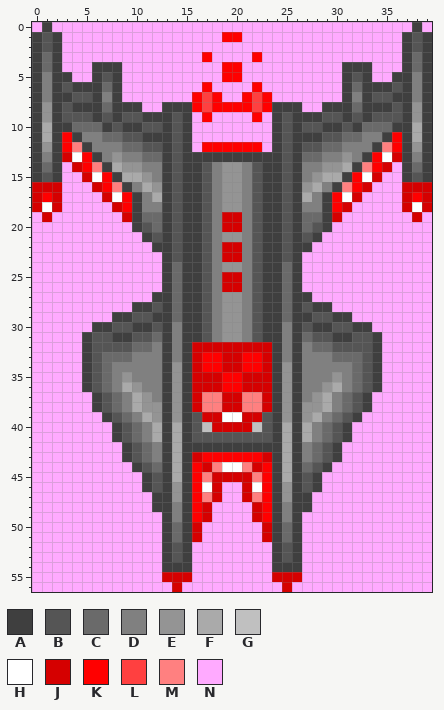
A pixel-art sprite gets an edit: Images/Trash/ship5_4.png. This is how it looked before the edit.
The file is 40x57 pixels.
Palette (. is transparent): A #3f3f3f  B #555555  C #6a6a6a  D #808080  E #949494  F #aaaaaa  G #c0c0c0  H #ffffff  J #d50000  K #ff0000  L #ff4040  M #ff8080  N #ffaaff
Pixels before, first column x 0:
 0 NANNNNNNNNNNNNNNNNNNNNNNNNNNNNNNNNNNNNAN
 1 ABANNNNNNNNNNNNNNNNKKNNNNNNNNNNNNNNNNABA
 2 ABANNNNNNNNNNNNNNNNNNNNNNNNNNNNNNNNNNABA
 3 ACANNNNNNNNNNNNNNKNNNNKNNNNNNNNNNNNNNACA
 4 ACANNNAAANNNNNNNNNNKKNNNNNNNNNNAAANNNACA
 5 ADAANNABANNNNNNNNNNKKNNNNNNNNNNABANNAADA
 6 ADABAAACANNNNNNNNKNNNNKNNNNNNNNACAAABADA
 7 ADAABBADANNNNNNNKLKNNKLKNNNNNNNADABBAADA
 8 AEABAAACAAANNAAAKLKKKKLKAAANNAAACAAABAEA
 9 AEABBBABABBAAABANKNNNNKNABAAABBABABBBAEA
10 AFAACCCABAABBABANNNNNNNNABABBAABACCCAAFA
11 AFAKADDCCBBAAABANNNNNNNNABAAABBCCDDAKAFA
12 AEAKMADDDCCBBABANKKKKKKNABABBCCDDDAMKAEA
13 ADAJHKADEDDCCABAAAAAAAAAABACCDDEDAKHJADA
14 ACANJKMAFEEDDABAABDEEDBAABADDEEFAMKJNACA
15 ABANNJHKAFFEDABAABDEEDBAABADEFFAKHJNNABA
16 JJJNNNJKMADFEABAABDEEDBAABAEFDAMKJNNNJJJ
17 JKJNNNNJHKADFABAABDEEDBAABAFDAKHJNNNNJKJ
18 JHJNNNNNJKADDABAABDEEDBAABADDAKJNNNNNJHJ
19 NJNNNNNNNJACCABAABDJJDBAABACCAJNNNNNNNJN
20 NNNNNNNNNNABCABAABDJJDBAABACBANNNNNNNNNN
21 NNNNNNNNNNNABABAABDEEDBAABABANNNNNNNNNNN
22 NNNNNNNNNNNNAABAABDJJDBAABAANNNNNNNNNNNN
23 NNNNNNNNNNNNNABAABDJJDBAABANNNNNNNNNNNNN
24 NNNNNNNNNNNNNACAABDEEDBAACANNNNNNNNNNNNN
25 NNNNNNNNNNNNNACAABDJJDBAACANNNNNNNNNNNNN
26 NNNNNNNNNNNNNACAABDJJDBAACANNNNNNNNNNNNN
27 NNNNNNNNNNNNAACAABDEEDBAACAANNNNNNNNNNNN
28 NNNNNNNNNNAABACAABDEEDBAACABAANNNNNNNNNN
29 NNNNNNNNAABBAACAABDEEDBAACAABBAANNNNNNNN
30 NNNNNNAABBAABADAABDEEDBAADABAABBAANNNNNN
31 NNNNNABBAABBCADAABDEEDBAADACBBAABBANNNNN
32 NNNNNABBBBCCDADAJJJJJJJJADADCCBBBBANNNNN
33 NNNNNABCCCDDDADAJKKJJKKJADADDDCCCBANNNNN
34 NNNNNABCDDDDDAEAJKKJJKKJAEADDDDDCBANNNNN
35 NNNNNABCDEDDDAEAJJJKKJJJAEADDDEDCBANNNNN
36 NNNNNABCDFEDDAEAJJJKKJJJAEADDEFDCBANNNNN
37 NNNNNNABCDFEDAEAJMMJJMMJAEADEFDCBANNNNNN
38 NNNNNNABCDFEEAEAJMMJJMMJAEAEEFDCBANNNNNN
39 NNNNNNNABCDFEAEABJJHHJJBAEAEFDCBANNNNNNN
40 NNNNNNNNABCDFAFABGJJJJGBAFAFDCBANNNNNNNN
41 NNNNNNNNABCDFAFABBBBBBBBAFAFDCBANNNNNNNN
42 NNNNNNNNNABCDAFAAAAAAAAAAFADCBANNNNNNNNN
43 NNNNNNNNNABCDAFAJKKKKKKJAFADCBANNNNNNNNN
44 NNNNNNNNNNABCAFAKJMHHMJKAFACBANNNNNNNNNN
45 NNNNNNNNNNNABAFAKMJJJJMKAFABANNNNNNNNNNN
46 NNNNNNNNNNNABAEAKHJNNJHKAEABANNNNNNNNNNN
47 NNNNNNNNNNNNAAEAKMJNNJMKAEAANNNNNNNNNNNN
48 NNNNNNNNNNNNAADAKJNNNNJKADAANNNNNNNNNNNN
49 NNNNNNNNNNNNNADAKJNNNNJKADANNNNNNNNNNNNN
50 NNNNNNNNNNNNNACAJNNNNNNJACANNNNNNNNNNNNN
51 NNNNNNNNNNNNNACAJNNNNNNJACANNNNNNNNNNNNN
52 NNNNNNNNNNNNNABANNNNNNNNABANNNNNNNNNNNNN
53 NNNNNNNNNNNNNABANNNNNNNNABANNNNNNNNNNNNN
54 NNNNNNNNNNNNNAAANNNNNNNNAAANNNNNNNNNNNNN
55 NNNNNNNNNNNNNJJJNNNNNNNNJJJNNNNNNNNNNNNN
56 NNNNNNNNNNNNNNJNNNNNNNNNNJNNNNNNNNNNNNNN
The result:
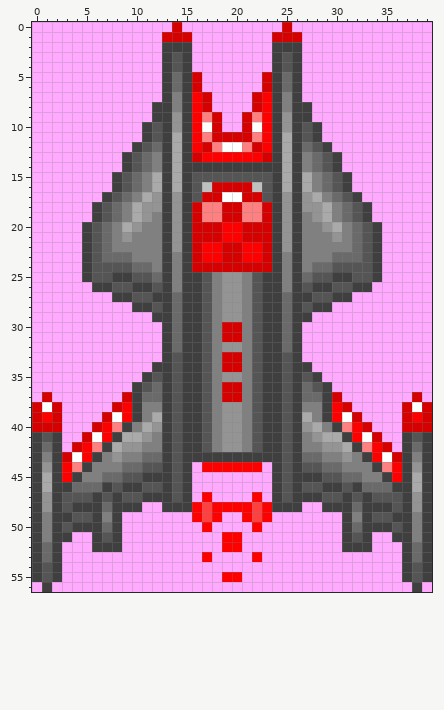
The exact change:
Changed rows in their new state; - is an unchanged pixel.
first column x 0:
 0 -N------------J----------J------------N-
 1 NNN----------JJJ---NN---JJJ----------NNN
 2 NNN----------AAA--------AAA----------NNN
 3 NNN----------ABA-N----N-ABA----------NNN
 4 NNN---NNN----ABA---NN---ABA----NNN---NNN
 5 NNNN--NNN----ACAJ--NN--JACA----NNN--NNNN
 6 NNNNNNNNN----ACAJN----NJACA----NNNNNNNNN
 7 NNNNNNNNN----ADA-JN--NJ-ADA----NNNNNNNNN
 8 NNNNNNNNNNN-A-D--JNNNNJ--D-A-NNNNNNNNNNN
 9 NNNNNNNNNNNN--E-KMJ--JMK-E--NNNNNNNNNNNN
10 NNNNNNNNNNNA--E-KHJ--JHK-E--ANNNNNNNNNNN
11 NNNNNNNNNNN-B-F-KMJJJJMK-F-B-NNNNNNNNNNN
12 NNNNNNNNNNA-C-F-KJMHHMJK-F-C-ANNNNNNNNNN
13 NNNNNNNNNAB-D-F-JKKKKKKJ-F-D-BANNNNNNNNN
14 NNN-NNNNNABC--F--AAAAAA--F--CBANNNNN-NNN
15 NNN--NNN-BCDF-F-B-BBBB-B-F-FDCB-NNN--NNN
16 NNN---NNABCDF-F-BGJJJJGB-F-FDCBANN---NNN
17 NNN----ABCDFE-E-BJJHHJJB-E-EFDCBA----NNN
18 NNN---ABCDFEE-E-JMMJJMMJ-E-EEFDCBA---NNN
19 -N----ABCDFED-E-JMM--MMJ-E-DEFDCBA----N-
20 -----ABCDFEDD-E-JJJKKJJJ-E-DDEFDCBA-----
21 -----ABCDEDDD-E-JJJKKJJJ-E-DDDEDCBA-----
22 -----ABCDDDDD-E-JKK--KKJ-E-DDDDDCBA-----
23 -----ABCCCDDD-D-JKK--KKJ-D-DDDCCCBA-----
24 -----ABBBBCCD-D-JJJJJJJJ-D-DCCBBBBA-----
25 -----ABBAABBC-D----EE----D-CBBAABBA-----
26 ------AABBAAB-D----EE----D-BAABBAA------
27 --------AABB----------------BBAA--------
29 --------NNNN----------------NNNN--------
30 ------NNNNNNN-C----JJ----C-NNNNNNN------
31 -----NNNNNNNN-C----JJ----C-NNNNNNNN-----
32 -----NNNNNNNN-C-ABDEEDBA-C-NNNNNNNN-----
33 -----NNNNNNNN-B-ABD--DBA-B-NNNNNNNN-----
34 -----NNNNNNNA-B-ABD--DBA-B-ANNNNNNN-----
35 -----NNNNNNAB-B-ABDEEDBA-B-BANNNNNN-----
36 -----NNNNNABC-B-ABDJJDBA-B-CBANNNNN-----
37 -J----NNNJACC-B-ABD--DBA-B-CCAJNNN----J-
38 JHJ---NNJKADD-B-ABDEEDBA-B-DDAKJNN---JHJ
39 JKJ----JHKADF-B-ABDEEDBA-B-FDAKHJ----JKJ
40 JJJ---JKMADFE-B-ABDEEDBA-B-EFDAMKJ---JJJ
41 ABA--JHK-FFED-B-A-DEED-A-B-DEFF-KHJ--ABA
42 ACA-JKMAFEED--B--BDEEDB--B--DEEFAMKJ-ACA
43 ADAJHKADEDD-C-B-AAAAAAAA-B-C-DDEDAKHJADA
44 AEAKMADDDCC-B-B-NKKKKKKN-B-B-CCDDDAMKAEA
45 AFAKADDCCBB-A-B-NNNNNNNN-B-A-BBCCDDAKAFA
46 AFAACCCABAAB--B-NNN--NNN-B--BAABACCCAAFA
47 AEABBBABABBA--B-NKN--NKN-B--ABBABABBBAEA
48 AEABAAACAAA-N-A--LKKKKL--A-N-AAACAAABAEA
49 ADAABBADA----NNN-LK--KL-NNN----ADABBAADA
50 ADABAAACA----NNNNK----KNNNN----ACAAABADA
51 ADAA--ABA----NNNN--KK--NNNN----ABA--AADA
52 ACA---AAA----NNN---KK---NNN----AAA---ACA
53 ACA----------NNN-K----K-NNN----------ACA
54 ABA----------NNN--------NNN----------ABA
55 ABA----------NNN---KK---NNN----------ABA
56 -A------------N----------N------------A-
Changed places in both pictures, as pixel boxes (x1, y1, x2, y2):
changed: (32, 22, 432, 592)
